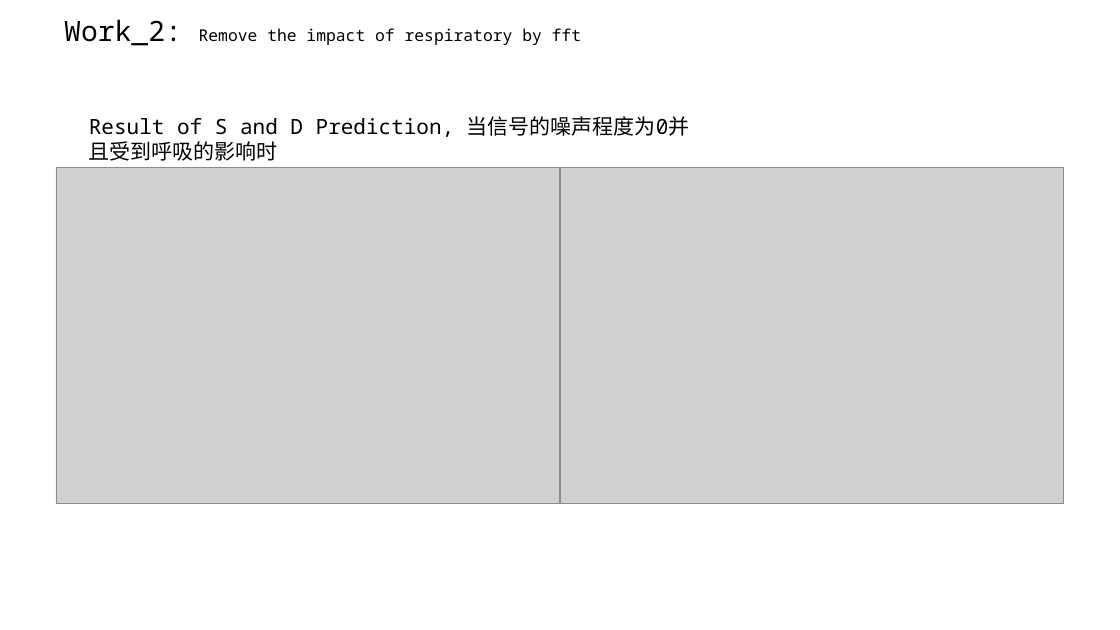
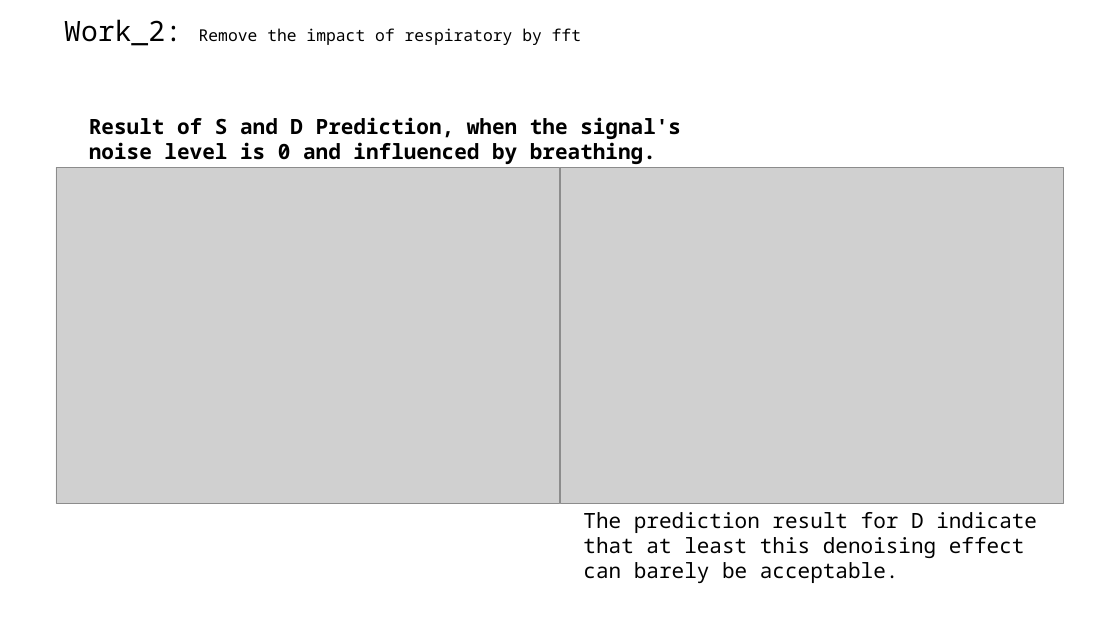
Before and after one commit to A-Big-Tortoise/Presentation, a slide deck: slide 8 of Presentation_911_JiayuChen.pptx (slide 7 before the commit). Drawn at 1120x630 pixels with LibreOffice and Linux fonts; fonts in the diff are those of the drawing; grey boxes stand for pictures. Boxes give left, top, right and bottom in pixels: in the first picture for what was removed or moved away, otherwise in the second. Text is boxed around its words. In the diff, an @@ line names an element or a change of style, - is before the commit and + after.

```diff
--- a/Presentation_911_JiayuChen.pptx
+++ b/Presentation_911_JiayuChen.pptx
@@ text at [89, 117, 681, 164]: text changed; bold on @@
-Result of S and D Prediction, 当信号的噪声程度为0并且受到呼吸的影响时
+Result of S and D Prediction, when the signal's noise level is 0 and influenced by breathing.
@@ text added at [583, 512, 1037, 583], 18 pt, text #000000 @@
+The prediction result for D indicate that at least this denoising effect can barely be acceptable.
```
Also in this commit, not shown: 8 other slides changed, 4 slides added, 3 slides removed.
